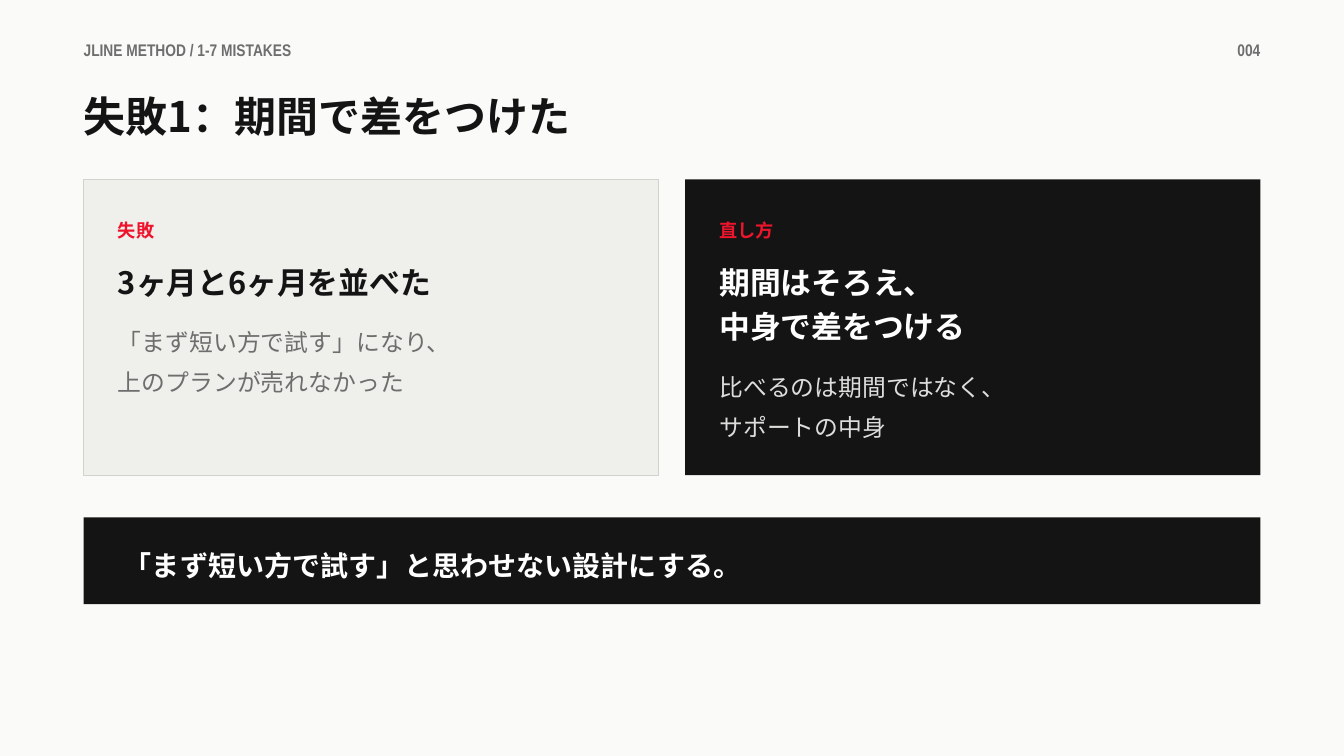
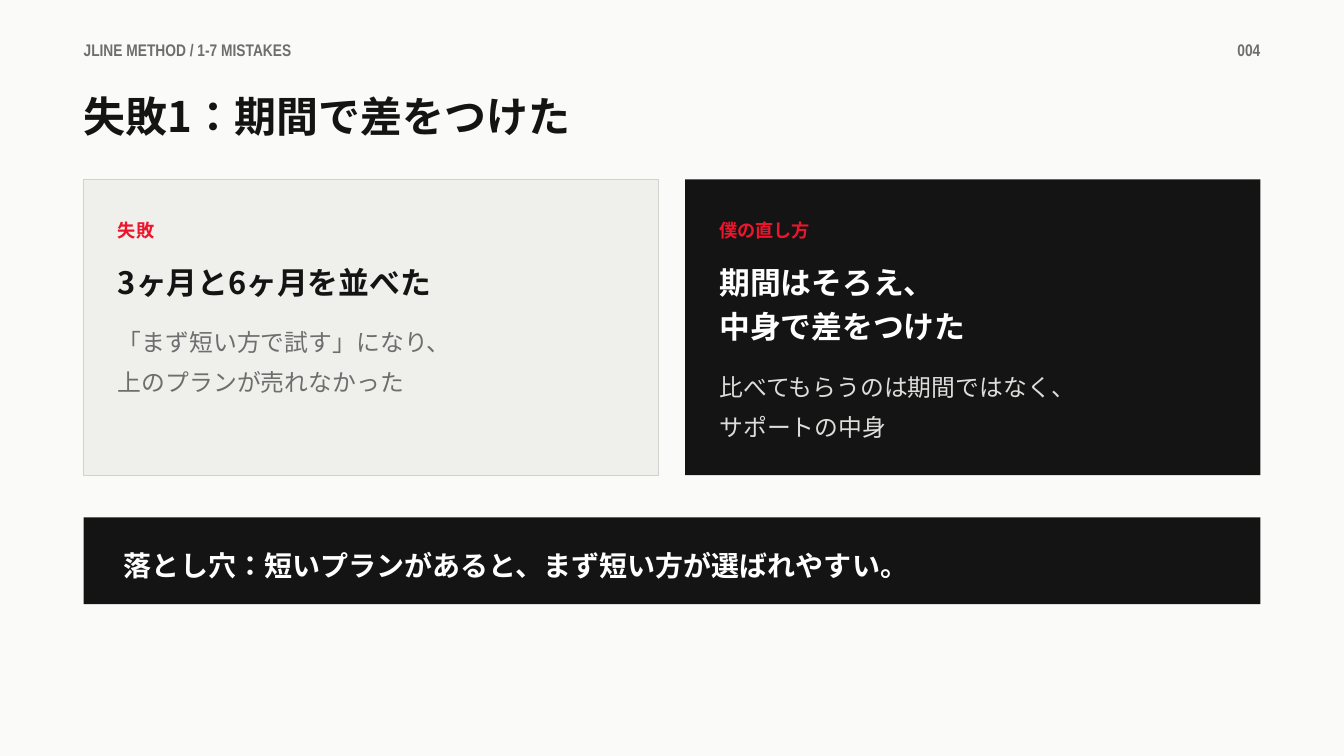
Before and after one commit to takafumisuzuki1117-sys/takafumi_suzuki, a slide deck: slide 4 of JLINEメソッド/教材/1章/1-7_商品設計の失敗例.pptx. Drawn at 1344x756 pixels with LibreOffice and Linux fonts; fonts in the diff are those of the drawing. Boxes give left, top, right and bottom in pixels: in the first picture for what was removed or moved away, otherwise in the second. Text is boxed around its words. In the diff, an @@ line names an element or a change of style, - is before the commit and + after.

```diff
--- a/JLINEメソッド/教材/1章/1-7_商品設計の失敗例.pptx
+++ b/JLINEメソッド/教材/1章/1-7_商品設計の失敗例.pptx
@@ text at bbox=[719, 221, 810, 239]: text changed @@
-直し方
+僕の直し方
@@ text at bbox=[719, 312, 965, 341]: text changed @@
-中身で差をつける
+中身で差をつけた
@@ text at bbox=[719, 376, 1074, 398]: text changed @@
-比べるのは期間ではなく、
+比べてもらうのは期間ではなく、
@@ text at bbox=[124, 552, 908, 579]: text changed @@
-「まず短い方で試す」と思わせない設計にする。
+落とし穴：短いプランがあると、まず短い方が選ばれやすい。
```
Also in this commit, not shown: 8 other slides changed, 27 other files.
